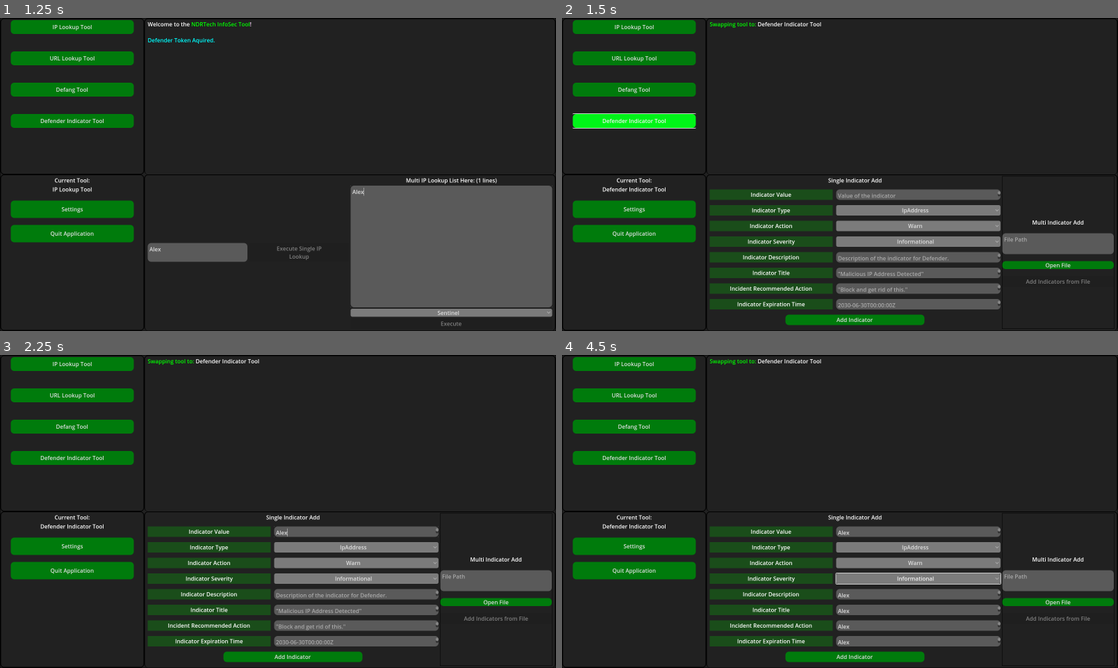
Above: before the commit, frames 1-4 (two rows, left to right).
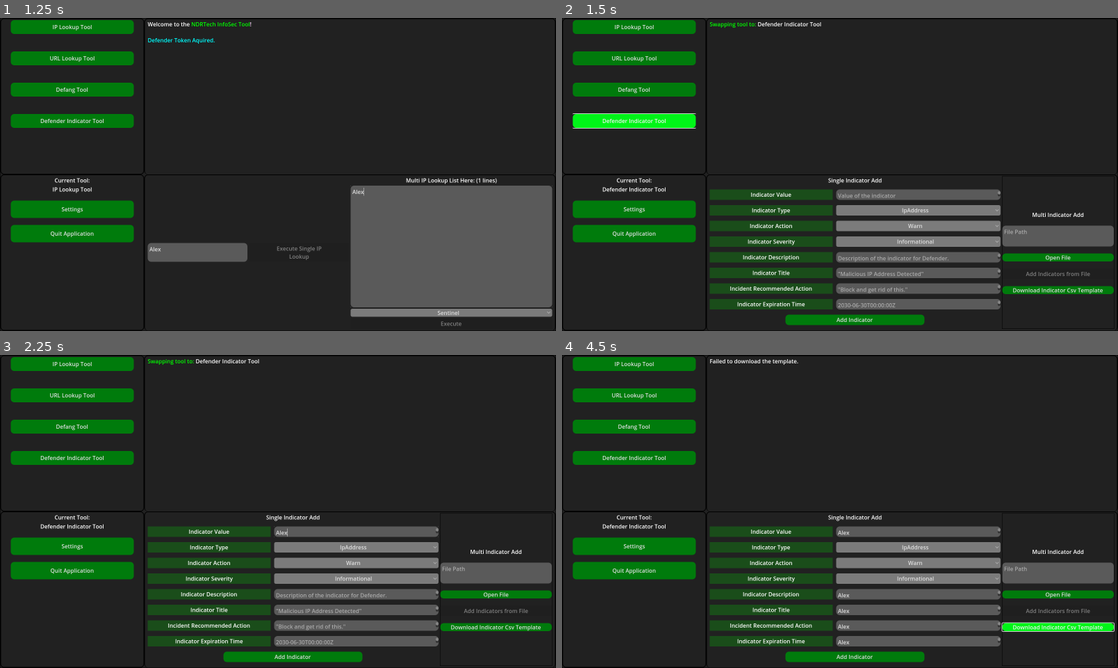
Above: after the commit, the same moments.

Repository: Noah-r70527/IoC-Lookup-Tool
Game: Godot game, scene res://scenes/IoCLookupTool.tscn
Two runs of this game, one before a commit and one after it. Both use one fixed random seed, a clock stepped at 60 frames per second and the inputs below.
Inputs (mouse positions are in pixels of both pictures, inside the frame that each line leads up to):
- Up to frame 1 (1.25 s): click (200, 252) at 0.52 s; type "Alex" at 0.6 s; click (450, 246) at 0.75 s; type "Alex" at 0.83 s
- Up to frame 2 (1.5 s): click "Defender Indicator Tool" at 1.25 s
- Up to frame 3 (2.25 s): click (355, 530) at 2.02 s; type "Alex" at 2.1 s
- Up to frame 4 (4.5 s): click (917, 592) at 2.25 s; type "Alex" at 2.33 s; click (917, 608) at 2.48 s; type "Alex" at 2.57 s; click (917, 624) at 2.77 s; type "Alex" at 2.85 s; click (917, 639) at 3 s; type "Alex" at 3.08 s; click "Informational" at 3.5 s; click (1056, 627) at 4.25 s, where only the run after the commit has a clickable "Download Indicator Csv Templa…"

Frame 1 is identical in both runs. In frame 2, 2.9% of the frame differs, in the area x 79-100%, y 62-89%; in frame 3, 2.9%; in frame 4, 3.3%, in the area x 26-100%, y 1-89%.
Error in both runs: Trying to assign value of type 'Nil' to a variable of type 'String'. (res://scripts/requestHandler.gd:47)

Commit message:
Update to v1.6

Diff:
--- a/scenes/tools/DefenderIndicatorTool.tscn
+++ b/scenes/tools/DefenderIndicatorTool.tscn
@@ -145,5 +145,10 @@
 disabled = true
 text = "Add Indicators from File"
 
+[node name="DownloadTemplate" type="Button" parent="HBoxContainer/PanelContainer/FileSelector"]
+unique_name_in_owner = true
+layout_mode = 2
+text = "Download Indicator Csv Template"
+
 [node name="CsvDialog" type="FileDialog" parent="."]
 unique_name_in_owner = true
--- a/scripts/defender_indicator_handler.gd
+++ b/scripts/defender_indicator_handler.gd
@@ -22,6 +22,7 @@
 	dialog_handler.file_mode = FileDialog.FILE_MODE_OPEN_FILE
 	dialog_handler.filters = ["*.csv ; CSV Files"]
 	dialog_handler.access = FileDialog.ACCESS_FILESYSTEM
+	%DownloadTemplate.pressed.connect(download_csv_template)
 
 func open_file_dialog() -> void:
 	dialog_handler.popup_centered(Vector2i(1000, 500))
@@ -233,3 +234,13 @@
 	indicator.indicatorExpirationTime = indicator_values["expirationTime"]
 
 	return indicator
+
+
+func download_csv_template() -> void:
+	var url: String = "https://raw.githubusercontent.com/Noah-r70527/IoC-Lookup-Tool/test/assets/DefenderIndicatorTemplateCsv/indicator_template_csv.csv"
+	var path: String = "template.csv"
+	await requester.download_template_csv(url, path)
+	if FileAccess.file_exists(path):
+		Globals.output_display_update.emit("Successfully downloaded the template.", false, "Informational")
+	else:
+		Globals.output_display_update.emit("Failed to download the template.", false, "Error")
--- a/scripts/ioc_lookup_tool.gd
+++ b/scripts/ioc_lookup_tool.gd
@@ -98,14 +98,4 @@
 	get_tree().quit()
 
 func test_button():
-	var template_indicator: rIndicator = rIndicator.new()
-	template_indicator.indicatorValue = '217.29.135.22'
-	template_indicator.indicatorType = rIndicator.IndicatorType.IpAddress
-	template_indicator.indicatorAction = rIndicator.IndicatorAction.Warn
-	template_indicator.indicatorSeverity = rIndicator.Severity.Medium
-	template_indicator.indicatorTitle = "Test"
-	template_indicator.indicatorDescription = "Testing tool"
-	template_indicator.indicatorRecommendedActions = "None"
-
-	var result = await requester.create_defender_indicator(template_indicator)
-	print(result)
+	pass
--- a/scripts/ioc_management_utils.gd
+++ b/scripts/ioc_management_utils.gd
@@ -1,3 +1,6 @@
 extends Node
 
 class_name IocManagementUtils
+
+
+var cached_ioc: Array
--- a/scripts/requestHandler.gd
+++ b/scripts/requestHandler.gd
@@ -391,7 +391,12 @@
 
 
 func download_template_csv(link, path):
+	if is_requesting:
+		return
+
+	is_requesting = true
 	requestHandler.set_download_file(path)
-	var request = requestHandler.request(link)
+	var request = await requestHandler.request(link)
 	if request != OK:
 		push_error("Http request error")
+	is_requesting = false
Binary file added: assets/DefenderIndicatorTemplateCsv/defender_test_indicators.action.translation
Not shown, added: assets/DefenderIndicatorTemplateCsv/defender_test_indicators.csv.import
Binary file added: assets/DefenderIndicatorTemplateCsv/defender_test_indicators.description.translation
Binary file added: assets/DefenderIndicatorTemplateCsv/defender_test_indicators.expirationTime.translation
Binary file added: assets/DefenderIndicatorTemplateCsv/defender_test_indicators.indicatorType.translation
Binary file added: assets/DefenderIndicatorTemplateCsv/defender_test_indicators.recommendedActions.translation
Binary file added: assets/DefenderIndicatorTemplateCsv/defender_test_indicators.severity.translation
Binary file added: assets/DefenderIndicatorTemplateCsv/defender_test_indicators.title.translation
Not shown, changed: export_presets.cfg
